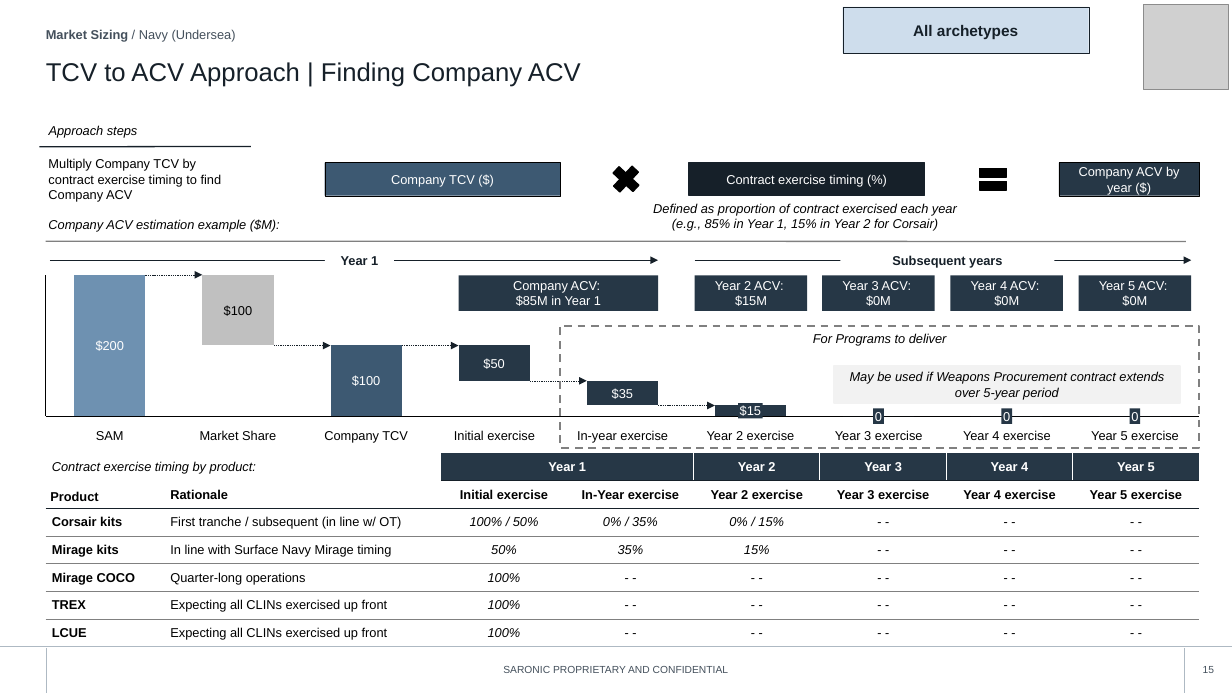
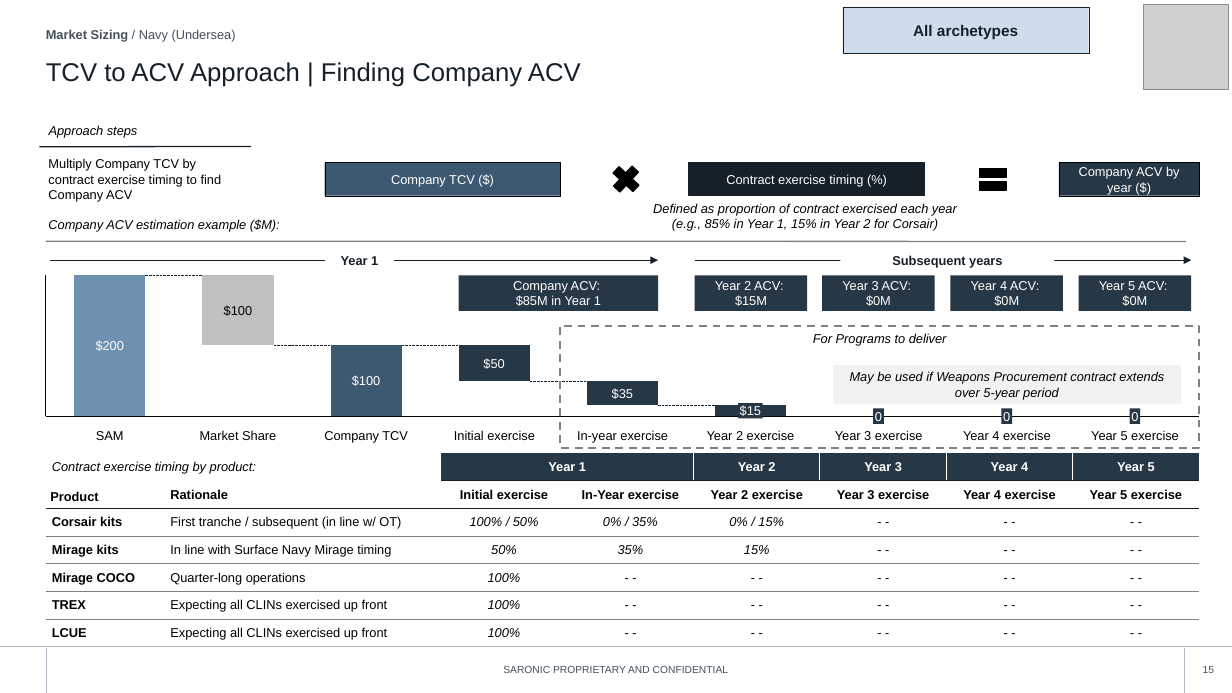
Before and after one commit to toole-brendan/slide_factory, a slide deck: slide 15 of style_library/library.pptx. Drawn at 1232x693 pixels with LibreOffice and Linux fonts; fonts in the diff are those of the drawing; grey boxes stand for pictures; background and template pictures are left out. Boxes give left, top, right and bottom in pixels: in the first picture for what was removed or moved away, otherwise in the second. Text is boxed around its words. In the diff, an @@ line names an element or a change of style, - is before the commit and + after.

```diff
--- a/style_library/library.pptx
+++ b/style_library/library.pptx
@@ arrow (145, 274) - (202, 274): arrow to line @@
@@ arrow (274, 346) - (331, 346): arrow to line @@
@@ arrow (402, 346) - (458, 346): arrow to line @@
@@ arrow (530, 381) - (587, 381): arrow to line @@
@@ arrow (658, 406) - (715, 406): arrow to line @@
```
Also in this commit, not shown: 28 other slides changed, 33 other files.
